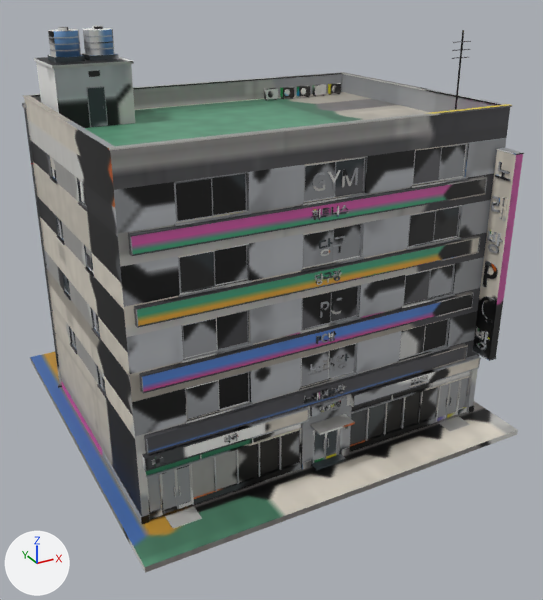
The FBX model cs2_ilsan/CS2Assets/IlsanMixed01/IlsanMixed01.fbx, before and after one commit.
One viewpoint serves both versions: a 50 mm camera at (-19.93, -38.79, 25.7) aimed at (0.25, -2.1, 7.35). Every picture has the same lights, and +X, +Y and +Z are marked at lower left. The picture after the commit comes second. Where no turn or scale is listed for an object, it has been applied to the vertices.

The older version as bpy lines, for what is in view:
```python
me_ilsanmixed01 = bpy.data.meshes.new('IlsanMixed01')
me_ilsanmixed01.from_pydata(...)  # 30048 vertices, 45975 faces; spans x -11.9..11.9, y -11.9..11.9, z -0.3..22.9
me_ilsanmixed01.materials.append(mat_ilsanmixed01)
ob_ilsanmixed01 = bpy.data.objects.new('IlsanMixed01', me_ilsanmixed01)
ob_ilsanmixed01.location = (0.0, 0.0, 0.0)
```
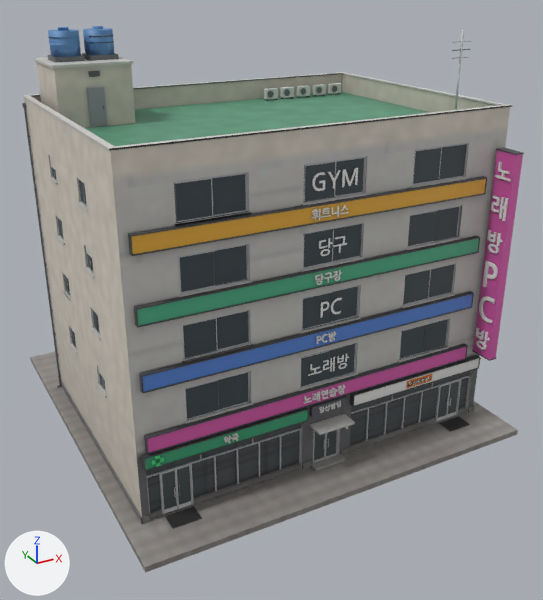
What differs and where, as boxes [x1, y1, x2, y2] in the pictures (543 x 600 px; the box of a moved part takes in the faces that stretch with it):
```json
{"part": 1, "of": "me_ilsanmixed01", "change": "moved or reshaped", "before": [409, 375, 429, 387], "after": [407, 374, 432, 388]}
{"part": 2, "of": "me_ilsanmixed01", "change": "surface changed", "before": [22, 26, 524, 572], "after": [22, 26, 524, 572]}
```

Scene script edits in JSON lines:
```json
{"block": "me_ilsanmixed01", "where": "# used by ob_ilsanmixed01; location = (0.0, 0.0, 0.0)"}
{"op": "remove", "block": "me_ilsanmixed01", "code": "me_ilsanmixed01.from_pydata(...)  # 30048 vertices, 45975 faces; spans x -11.9..11.9, y -11.9..11.9, z -0.3..22.9"}
{"op": "add", "block": "me_ilsanmixed01", "code": "me_ilsanmixed01.from_pydata(...)  # 30800 vertices, 47052 faces; spans x -11.9..11.9, y -11.9..11.9, z -0.3..22.9"}
{"block": "me_ilsanmixed01", "change": "me_ilsanmixed01 part 1: 392 vertices moved from x 5.4..6.7, y -9.4..-9.3, z 3.6..4.0 to x 5.3..6.8, y -9.4..-9.3, z 3.6..3.9; 1122 vertices removed from x 5.4..6.8, y -9.4..-9.3, z 3.5..4.0; 1860 vertices added at x 5.2..7.0, y -9.4..-9.3, z 3.5..4.0"}
{"block": "me_ilsanmixed01", "change": "me_ilsanmixed01 part 2: 42940 kept faces spanning x -11.9..11.9, y -11.9..11.9, z -0.3..22.9 get new texture (UV) coordinates"}
{"block": "me_ilsanmixed01", "change": "other edits to the shape of me_ilsanmixed01 do not show in these pictures"}
```
